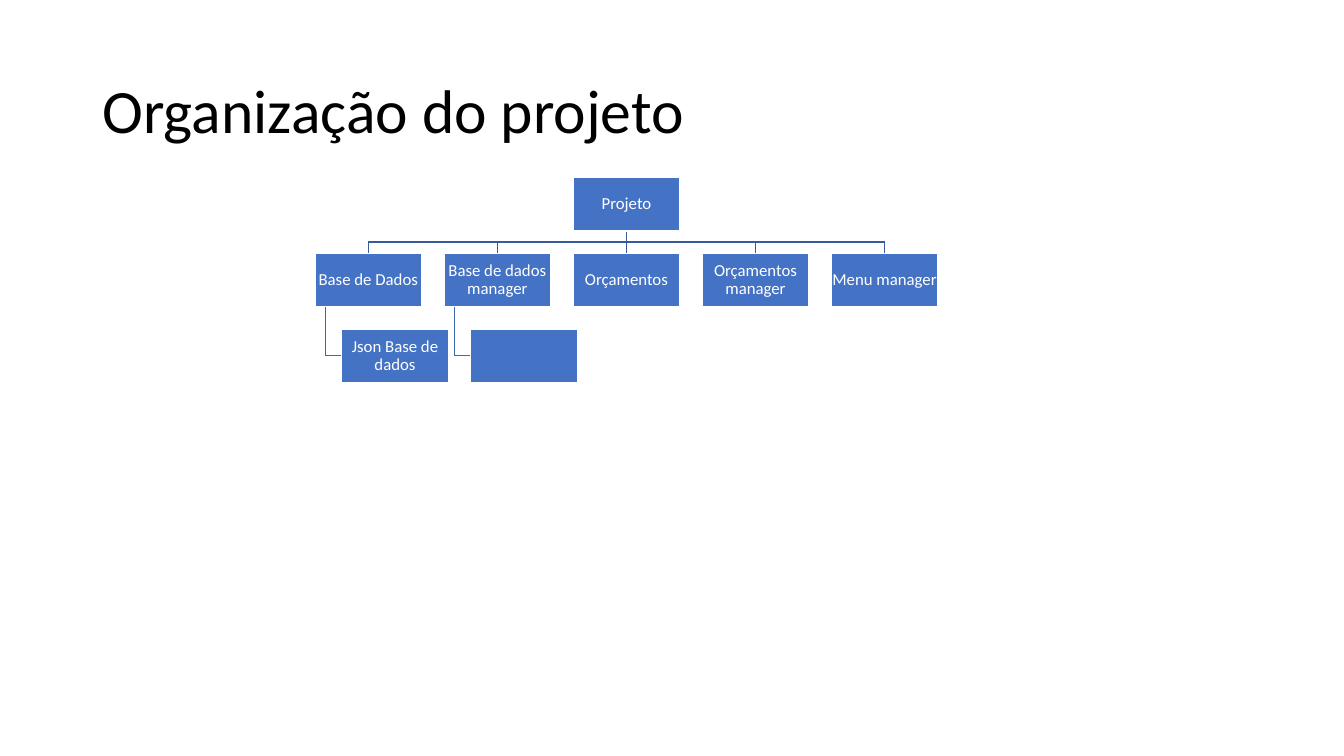
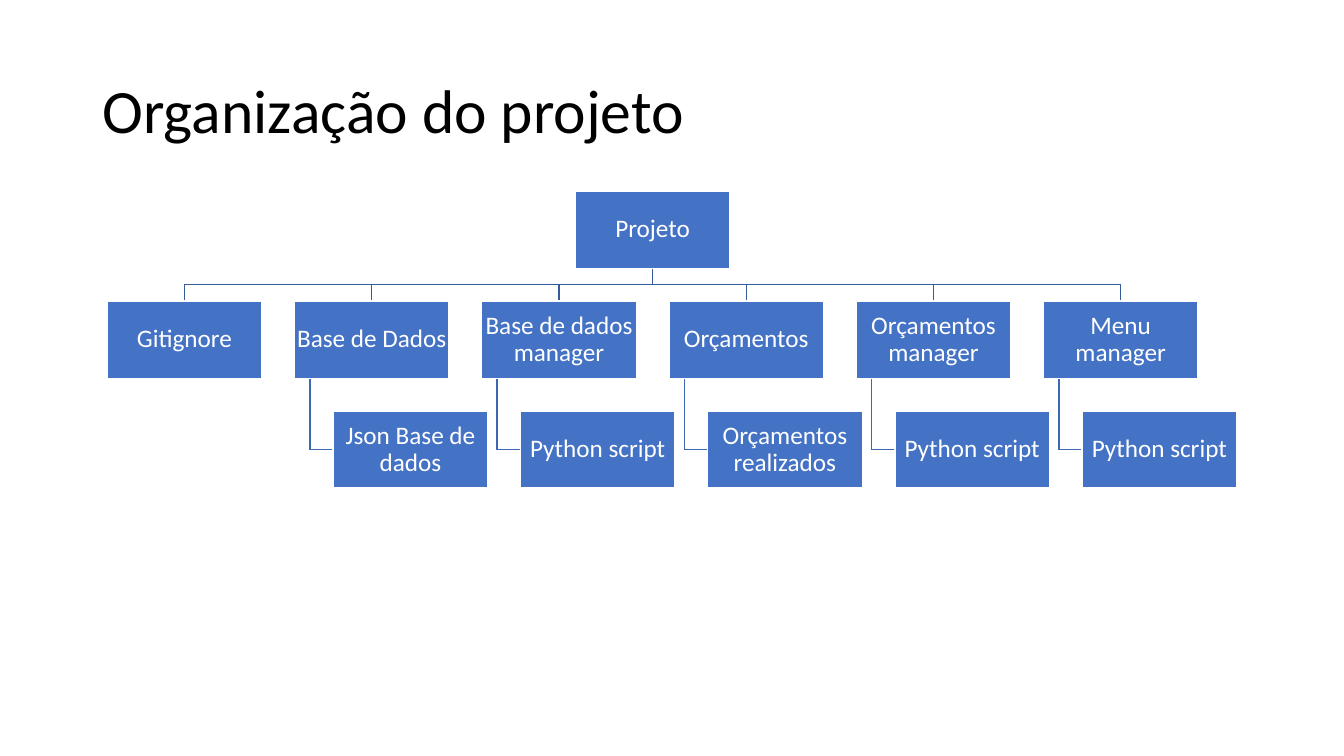
Before and after one commit to JorgeFilipePinto/orcamentacao_auto, a slide deck: slide 12 of Apresentação.pptx. Drawn at 1344x756 pixels with LibreOffice and Linux fonts; fonts in the diff are those of the drawing. Boxes give left, top, right and bottom in pixels: in the first picture for what was removed or moved away, otherwise in the second. Text is boxed around its words. In the diff, an @@ line names an element or a change of style, - is before the commit and + after.

```diff
--- a/Apresentação.pptx
+++ b/Apresentação.pptx
@@ text "Projeto": place and size @@
-text "Projeto" at (602, 197, 652, 212)
+text "Projeto" at (615, 219, 690, 242)
@@ rectangle: place and size @@
-rectangle at (574, 177, 681, 231)
+rectangle at (576, 192, 731, 269)
@@ freeform shape removed at (622, 231, 632, 253) @@
@@ freeform shape: place and size @@
-freeform shape at (368, 231, 626, 253)
+freeform shape at (372, 268, 653, 300)
@@ rectangle removed at (445, 253, 552, 307) @@
@@ freeform shape: place and size @@
-freeform shape at (497, 231, 626, 253)
+freeform shape at (560, 268, 653, 300)
@@ rectangle removed at (574, 253, 681, 307) @@
@@ freeform shape: place and size @@
-freeform shape at (627, 231, 885, 253)
+freeform shape at (652, 268, 934, 300)
@@ freeform shape: place and size @@
-freeform shape at (627, 231, 756, 253)
+freeform shape at (652, 268, 746, 300)
@@ rectangle: place and size @@
-rectangle at (316, 253, 422, 307)
+rectangle at (107, 301, 262, 379)
@@ text "Base de Dados": place and size @@
-text "Base de Dados" at (319, 273, 418, 285)
+text "Base de Dados" at (297, 329, 446, 347)
@@ rectangle: place and size @@
-rectangle at (342, 330, 449, 383)
+rectangle at (294, 301, 450, 379)
@@ text "Base de dados manager": place and size @@
-text "Base de dados manager" at (448, 264, 546, 297)
+text "Base de dados manager" at (486, 316, 633, 366)
@@ rectangle: place and size @@
-rectangle at (471, 330, 578, 383)
+rectangle at (482, 301, 637, 379)
@@ text "Orçamentos": place and size @@
-text "Orçamentos" at (585, 274, 668, 288)
+text "Orçamentos" at (684, 330, 809, 351)
@@ rectangle: place and size @@
-rectangle at (703, 253, 810, 307)
+rectangle at (669, 301, 825, 379)
@@ text "Orçamentos manager": place and size @@
-text "Orçamentos manager" at (714, 265, 797, 297)
+text "Orçamentos manager" at (871, 317, 996, 366)
@@ rectangle: place and size @@
-rectangle at (832, 253, 939, 307)
+rectangle at (856, 301, 1011, 379)
@@ size 12 to 18 pt; more space between paragraphs in 7 elements at (615, 219, 690, 242), (297, 329, 446, 347), (486, 316, 633, 366), (346, 426, 475, 471), (684, 330, 809, 351), (871, 317, 996, 366), (1075, 318, 1165, 366) @@
@@ text "Menu manager": place and size @@
-text "Menu manager" at (832, 274, 936, 288)
+text "Menu manager" at (1075, 318, 1165, 366)
@@ freeform shape: place and size @@
-freeform shape at (326, 307, 342, 356)
+freeform shape at (310, 378, 333, 450)
@@ freeform shape: place and size @@
-freeform shape at (455, 307, 471, 356)
+freeform shape at (497, 378, 520, 450)
@@ text "Json Base de dados": place and size @@
-text "Json Base de dados" at (352, 340, 438, 370)
+text "Json Base de dados" at (346, 426, 475, 471)
@@ group added at (137, 268, 1238, 489): 6 rectangles, 5 freeform shapes, 5 texts @@
+Gitignore
+Python script
+Orçamentos realizados
+Python script
+Python script
```
Also in this commit, not shown: 5 other files.
